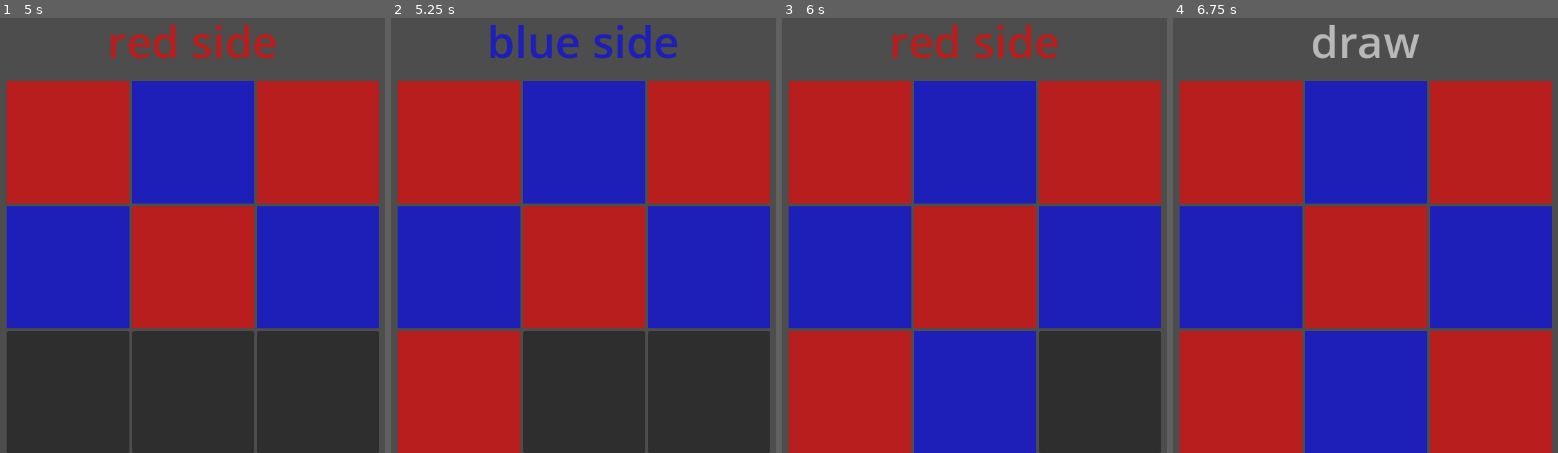
Above: before the commit, frames 1-4 (left to right).
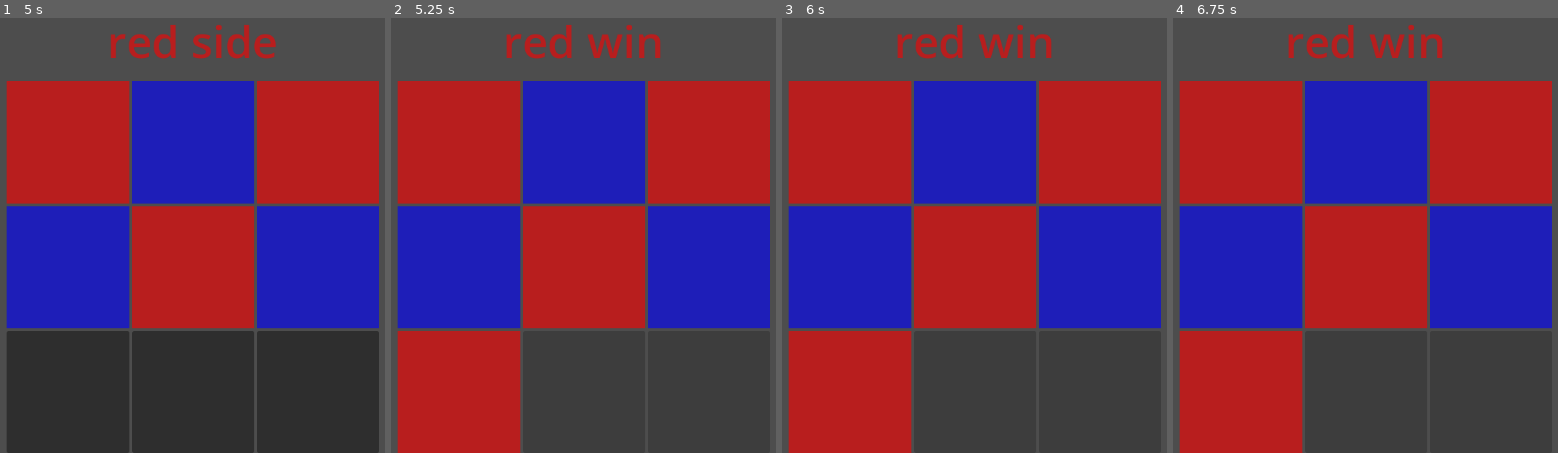
Above: after the commit, the same moments.

Repository: WSQS/godot-little-games
Game: Godot game, scene res://scene/main.tscn
Same seed, same stepped clock (60 frames per second), same inputs: the game is played once before the commit and once after it.
Inputs (mouse positions are in pixels of both pictures, inside the frame that each line leads up to):
- Up to frame 1 (5 s): click (69, 144) at 0.5 s; click (192, 144) at 1.27 s; click (319, 144) at 2.02 s; click (69, 265) at 2.77 s; click (192, 265) at 3.52 s; click (319, 265) at 4.27 s
- Up to frame 2 (5.25 s): click (460, 392) at 5.02 s
- Up to frame 3 (6 s): click (974, 392) at 5.77 s
- Up to frame 4 (6.75 s): click (1492, 392) at 6.52 s

Frame 1 is identical in both runs. In frame 2, 2.1% of the frame differs, in the area x 25-75%, y 1-10%; in frame 3, 10%; in frame 4, 19%, in the area x 29-99%, y 1-100%.

Commit message:
fix: add lines check, add disable after game is finished

Diff:
--- a/script/board.gd
+++ b/script/board.gd
@@ -42,7 +42,7 @@
 	check_board(id)
 
 func check_board(id: int):
-	var lines = [[0,1,2]]
+	var lines = [[0,1,2],[3,4,5],[6,7,8],[0,3,6],[1,4,7],[2,5,8],[0,4,8],[2,4,6]]
 	var check_line= []
 	for line in lines:
 		if id in line:
@@ -51,6 +51,8 @@
 	for line in check_line:
 		if cells[line[0]].side == base_side and cells[line[1]].side == base_side and cells[line[2]].side == base_side:
 			emit_signal("on_finish",base_side)
+			for cell in cells:
+				cell.disabled = true
 			return
 	var full = true
 	for cell in cells:
